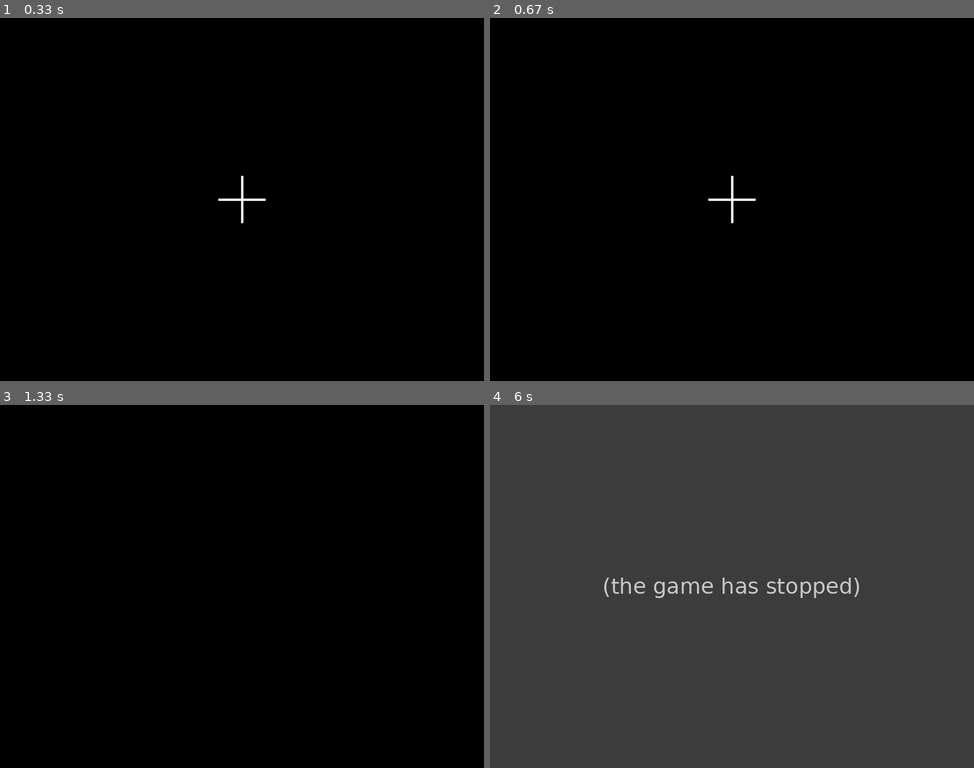
Above: before the commit, frames 1-4 (two rows, left to right).
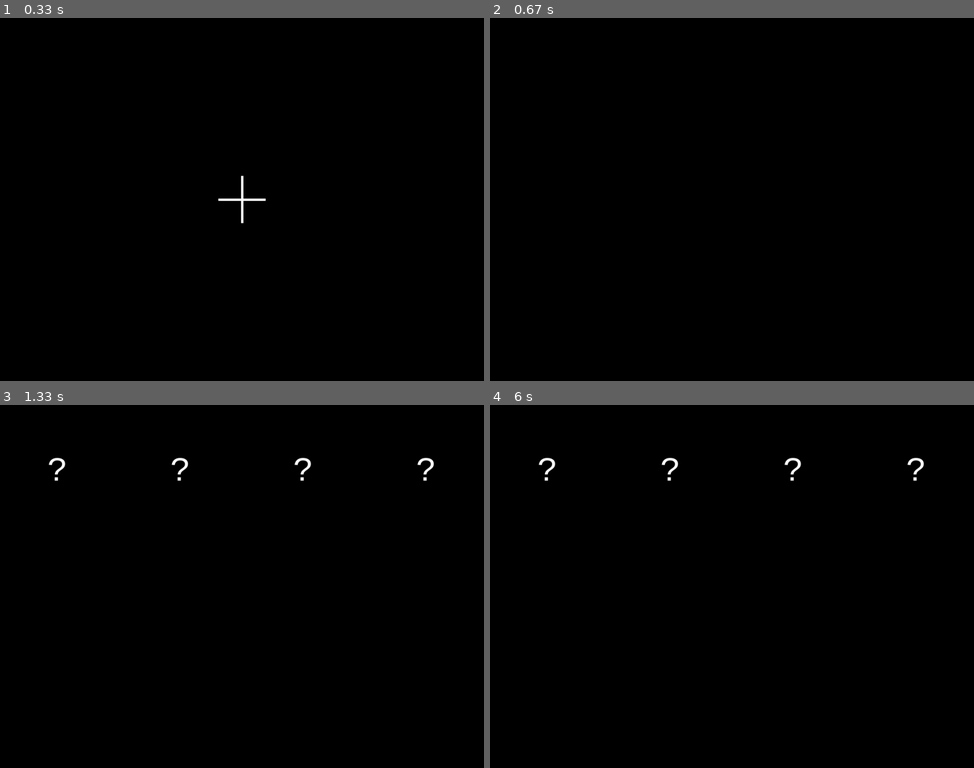
Above: after the commit, the same moments.

Repository: CognitiveComputingResearchGroup/sperling-exp
Game: pygame game, started from run.py
Two runs of this game, one before a commit and one after it. Both use one fixed random seed, a clock stepped at 60 frames per second and the inputs below.
Inputs:
- Up to frame 1 (0.33 s): no input
- Up to frame 2 (0.67 s): tap Enter at 0.33 s
- Up to frame 3 (1.33 s): hold Esc 0.67-1.13 s; tap / at 1.17 s
- Up to frame 4 (6 s): hold Right 1.5-1.97 s; hold Up 2-2.47 s; hold Left 3-3.53 s; hold Down 3.57-4.03 s

Frame 1 is identical in both runs. In frame 2, 0.2% of the frame differs, in the area x 45-55%, y 43-57%; in frame 3, 0.3%; in frame 4, 100%, in the area x 0-100%, y 0-100%.
Before the commit the program exited at 5.95 s; later frames show no game.

Commit message:
Add response handlers. Update experiment1 with response grid and event triggered crosshairs.

Diff:
--- a/experiments/__init__.py
+++ b/experiments/__init__.py
@@ -7,6 +7,8 @@
 import experiments.datatypes
 import experiments.functions
 import experiments.view
+
+MAX_DURATION = 60000
 
 
 class SerialTrialRunner(object):
@@ -27,7 +29,8 @@
     def execute_item(cls, item, runner):
         elapsed_time = 0
 
-        while elapsed_time <= item.duration:
+        terminal_event = False
+        while not terminal_event and elapsed_time <= (item.duration or MAX_DURATION):
 
             # Pre-render processing
             item.pre()
@@ -40,7 +43,7 @@
                     return elapsed_time
 
                 # Item specific event processing
-                item.process_event(event)
+                terminal_event = item.process_event(event)
 
             # Render surface updates
             item.render(runner.surface)
@@ -88,7 +91,7 @@
         self.renderer(args, kwargs)
 
     def process_event(self, event):
-        self.event_processor(event)
+        return self.event_processor(event)
 
 
 MAX_GRID_ROWS = 5
--- a/experiments/constants.py
+++ b/experiments/constants.py
@@ -11,4 +11,4 @@
 VOWELS = set('AEIOUY')
 CONSONANTS = ALPHA.difference(VOWELS)
 
-UNLIMITED_DURATION = 0
+UNLIMITED_DURATION = float('inf')
--- a/experiments/experiment1/__init__.py
+++ b/experiments/experiment1/__init__.py
@@ -15,7 +15,7 @@
     FIXATION: experiments.constants.UNLIMITED_DURATION,
     POST_FIXATION_MASK: 5000,
     STIMULUS: 100,
-    POST_STIMULUS_MASK: 0,
+    POST_STIMULUS_MASK: 100,
     CUE: 500,
     POST_CUE_MASK: 0,
     RESPONSE: experiments.constants.UNLIMITED_DURATION,
@@ -35,28 +35,48 @@
         self.durations.update(duration_overrides)
 
         screen_dims = experiments.datatypes.Dimensions(*screen.get_size())
+
+        self._trial_items = collections.OrderedDict()
+
+        # 1 - fixation period on crosshairs (advance on ENTER)
         crosshairs = experiments.view.CrossHairs(
             pos=(screen_dims.width // 2, screen_dims.height // 2),
             width=100,
             color=experiments.constants.WHITE)
-        margins = experiments.datatypes.Dimensions(50, 50)
-
-        self._trial_items = collections.OrderedDict()
 
         self._trial_items[FIXATION] = experiments.TrialItem(
-            renderer=experiments.view.SpriteRenderer(screen, crosshairs), duration=self.durations[FIXATION])
+            renderer=experiments.view.SpriteRenderer(screen, crosshairs),
+            event_processor=experiments.view.WaitUntilKeyHandler(pygame.K_RETURN))
 
+        # 2 - pre-stimulus mask
         self._trial_items[POST_FIXATION_MASK] = experiments.TrialItem(
             renderer=experiments.view.MaskRenderer(screen, color=experiments.constants.BLACK),
             duration=self.durations[POST_FIXATION_MASK])
 
+        # 3 - grid stimulus
+        stimulus_grid = stimulus_spec.create_grid()
         self._trial_items[STIMULUS] = experiments.TrialItem(
-            renderer=experiments.view.GridRenderer(screen, grid=stimulus_spec.create_grid(), font=font,
-                                                   padding=margins), duration=self.durations[STIMULUS])
+            renderer=experiments.view.GridRenderer(screen, grid=stimulus_grid, font=font,
+                                                   padding=experiments.datatypes.Dimensions(50, 50)),
+            duration=self.durations[STIMULUS])
 
+        # 4 = post-stimulus mask
         self._trial_items[POST_STIMULUS_MASK] = experiments.TrialItem(
             renderer=experiments.view.MaskRenderer(screen, color=experiments.constants.BLACK),
             duration=self.durations[POST_STIMULUS_MASK])
+
+        # 5 - cue
+        # TODO:
+
+        # 6 = response grid (advance on ENTER)
+        response_grid = [['?'] * 4, ]
+        response_renderer = experiments.view.GridRenderer(
+            screen=screen, grid=response_grid, font=font, padding=experiments.datatypes.Dimensions(50, 50))
+        response_event_processor = experiments.view.GridEventHandler(
+            grid=response_grid, view=response_renderer, terminal_event=pygame.K_RETURN)
+
+        self._trial_items[RESPONSE] = experiments.TrialItem(
+            renderer=response_renderer, event_processor=response_event_processor, duration=self.durations[RESPONSE])
 
         self._runner = experiments.SerialTrialRunner(
             trial=self._trial_items.values(),
--- a/experiments/view.py
+++ b/experiments/view.py
@@ -1,6 +1,6 @@
 import pygame
-import sys
-
+
+import experiments.constants
 from experiments.datatypes import Dimensions
 
 
@@ -86,8 +86,8 @@
 
         n_rows, n_cols = self.n_rows, self.n_columns
 
-        space_x = (w_grid - self._margin_dims.width - n_cols * w_char) // (n_cols - 1)
-        space_y = (h_grid - self._margin_dims.height - n_rows * h_char) // (n_rows - 1)
+        space_x = 0 if n_cols == 1 else (w_grid - self._margin_dims.width - n_cols * w_char) // (n_cols - 1)
+        space_y = 0 if n_rows == 1 else (h_grid - self._margin_dims.height - n_rows * h_char) // (n_rows - 1)
 
         return Dimensions(space_x, space_y)
 
@@ -117,6 +117,10 @@
     def update(self):
         self.sprite_group.update()
 
+    def refresh(self):
+        self.sprite_group = pygame.sprite.Group()
+        self.sprite_group.add(self._create_sprites())
+
 
 class GridRenderer:
     def __init__(self, screen, grid, font, padding):
@@ -149,6 +153,9 @@
         self.char_grid.update()
         self.char_grid.draw(self.screen)
 
+    def refresh(self):
+        self.char_grid.refresh()
+
 
 class SpriteRenderer(object):
     def __init__(self, screen, sprite):
@@ -167,3 +174,52 @@
 
     def __call__(self, *args, **kwargs):
         self.screen.fill(self.color)
+
+
+class WaitUntilKeyHandler(object):
+    def __init__(self, terminal_event):
+        self.terminal_event = terminal_event
+
+    def __call__(self, event):
+        if event.type == pygame.KEYDOWN and event.key == self.terminal_event:
+            return True
+
+        return False
+
+
+key_dict = {eval('pygame.K_{}'.format(char.lower())): char.upper() for char in experiments.constants.CONSONANTS}
+
+
+class GridEventHandler(WaitUntilKeyHandler):
+    def __init__(self, grid, view, terminal_event):
+        super().__init__(terminal_event)
+
+        self.grid = grid
+        self.view = view
+        self.n_rows, self.n_cols = len(self.grid), len(self.grid[0])
+        self.pos = [0, 0]
+
+    def __call__(self, event):
+        if event.type == pygame.KEYDOWN:
+
+            # process characters in charset
+            if event.key in key_dict:
+                self.grid[self.pos[0]][self.pos[1]] = key_dict[event.key]
+                self.view.refresh()
+
+            # question mark
+            elif event.key == pygame.K_SLASH and pygame.key.get_mods() & pygame.KMOD_SHIFT:
+                self.grid[self.pos[0]][self.pos[1]] = '?'
+                self.view.refresh()
+
+            # move grid position
+            elif event.key == pygame.K_UP:
+                self.pos[0] = (self.pos[0] - 1) % self.n_rows
+            elif event.key == pygame.K_DOWN:
+                self.pos[0] = (self.pos[0] + 1) % self.n_rows
+            elif event.key == pygame.K_LEFT:
+                self.pos[1] = (self.pos[1] - 1) % self.n_cols
+            elif event.key == pygame.K_RIGHT:
+                self.pos[1] = (self.pos[1] + 1) % self.n_cols
+
+        return super().__call__(event)
